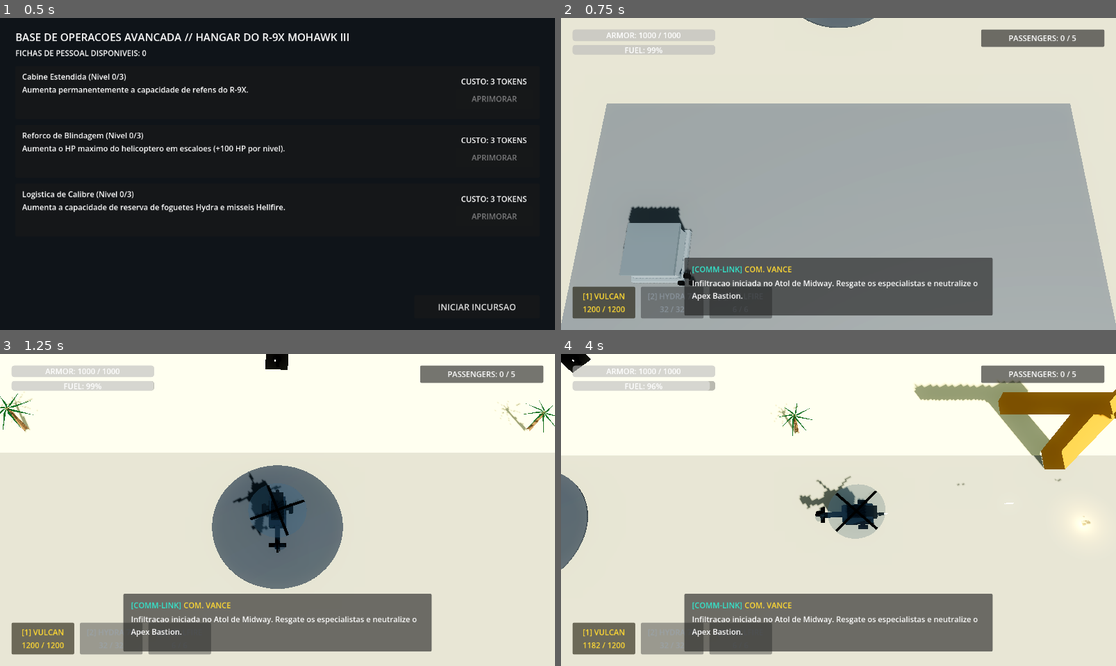
Above: before the commit, frames 1-4 (two rows, left to right).
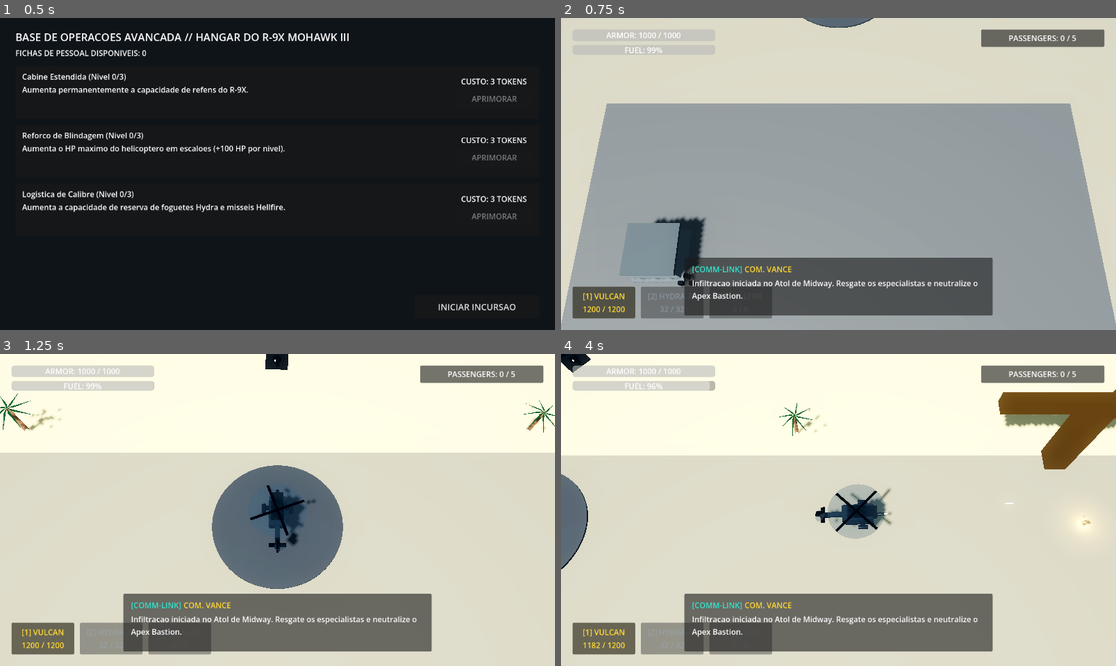
Above: after the commit, the same moments.

Repository: alexcamargos/BlackoutStrike
Game: Godot game, scene res://scenes/core/main.tscn
Same seed, same stepped clock (60 frames per second), same inputs: the game is played once before the commit and once after it.
Inputs (mouse positions are in pixels of both pictures, inside the frame that each line leads up to):
- Up to frame 1 (0.5 s): no input
- Up to frame 2 (0.75 s): click "INICIAR INCURSAO" at 0.5 s
- Up to frame 3 (1.25 s): no input
- Up to frame 4 (4 s): tap Enter at 1.25 s; move the mouse to (960, 494) at 1.27 s; press the mouse at (960, 494) at 1.28 s; hold D (move_east) 1.28-2 s; release the mouse at (960, 494) at 2 s; drag from (727, 525) to (810, 572) at 2.02 s; move the mouse to (894, 441) at 2.77 s; hold D (move_east) 2.78-3.5 s; tap 1 (weapon_slot_1) at 2.85 s; drag from (810, 572) to (672, 463) at 3.52 s

Frame 1 is identical in both runs. In frame 2, 1.4% of the frame differs, in the area x 10-57%, y 0-87%; in frame 3, 1.2%; in frame 4, 4.0%, in the area x 0-100%, y 0-70%.

Commit message:
feat(lighting): calibrar luz solar rasante sombras pssm e nevoa oceanica

Diff:
--- a/scenes/core/mission_01_midway.tscn
+++ b/scenes/core/mission_01_midway.tscn
@@ -44,11 +44,17 @@
 environment = ExtResource("1_env")
 
 [node name="DirectionalLight3D" type="DirectionalLight3D" parent="."]
-transform = Transform3D(0.866025, -0.353553, 0.353553, 0, 0.707107, 0.707107, -0.5, -0.612372, 0.612372, 0, 45, 0)
-light_color = Color(1, 0.96, 0.88, 1)
+transform = Transform3D(0.766044, 0.526541, -0.368688, 0, 0.573576, 0.819152, 0.642788, -0.627507, 0.439385, 0, 45, 0)
+light_color = Color(1, 0.941176, 0.85098, 1)
 light_energy = 1.3
 shadow_enabled = true
 directional_shadow_mode = 2
+directional_shadow_split_1 = 0.1
+directional_shadow_split_2 = 0.25
+directional_shadow_split_3 = 0.55
+directional_shadow_blend_splits = true
+directional_shadow_max_distance = 180.0
+
 
 [node name="OceanWaterMesh" type="MeshInstance3D" parent="."]
 mesh = SubResource("PlaneMesh_ocean")
--- a/scenes/core/world_environment.tres
+++ b/scenes/core/world_environment.tres
@@ -23,3 +23,16 @@
 glow_bloom = 0.15
 glow_blend_mode = 0
 glow_hdr_threshold = 1.15
+fog_enabled = true
+fog_light_color = Color(0.0705882, 0.133333, 0.2, 1)
+fog_depth_begin = 120.0
+fog_depth_end = 320.0
+fog_density = 0.006
+volumetric_fog_enabled = true
+volumetric_fog_density = 0.012
+volumetric_fog_albedo = Color(0.0705882, 0.133333, 0.2, 1)
+volumetric_fog_emission = Color(0.0705882, 0.133333, 0.2, 1)
+volumetric_fog_emission_energy = 0.15
+volumetric_fog_length = 180.0
+volumetric_fog_anisotropy = 0.2
+volumetric_fog_sky_affect = 1.0
